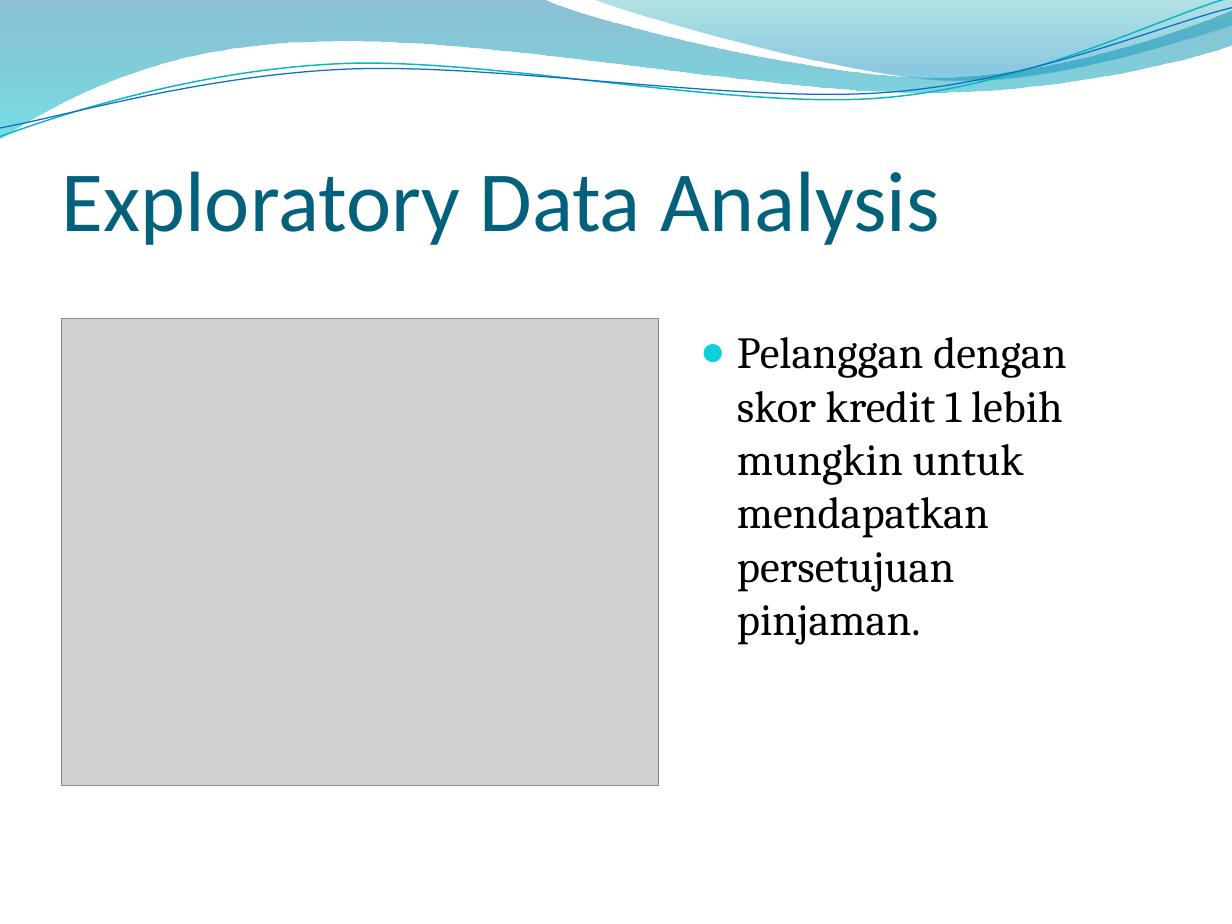
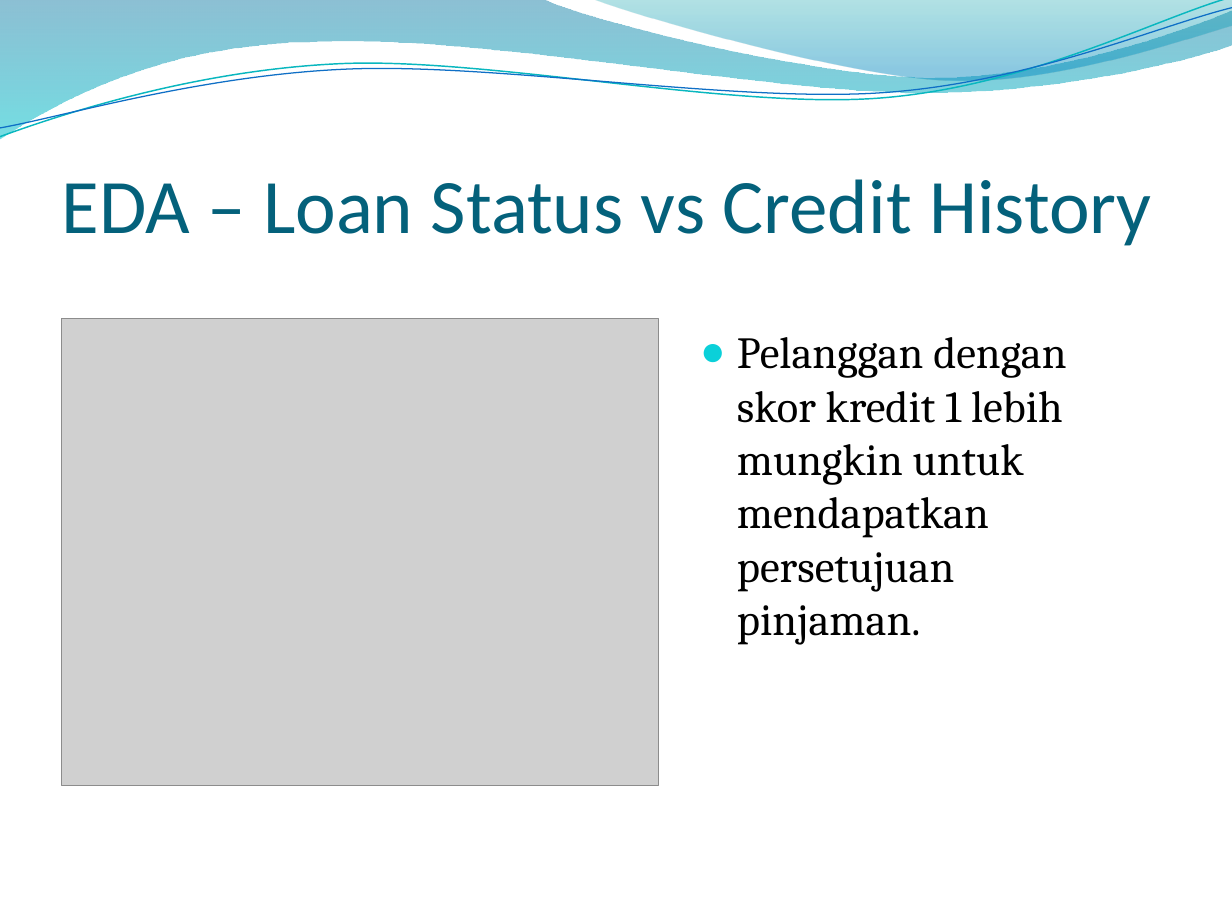
Before and after one commit to williambfi/machine-learning-assignment, a slide deck: slide 14 of Final Project House Loan Prediction/HOUSE LOAN PREDICTION.pptx. Drawn at 1232x924 pixels with LibreOffice and Linux fonts; fonts in the diff are those of the drawing; grey boxes stand for pictures; background and template pictures are left out. Boxes give left, top, right and bottom in pixels: in the first picture for what was removed or moved away, otherwise in the second. Text is boxed around its words. In the diff, an @@ line names an element or a change of style, - is before the commit and + after.

```diff
--- a/Final Project House Loan Prediction/HOUSE LOAN PREDICTION.pptx
+++ b/Final Project House Loan Prediction/HOUSE LOAN PREDICTION.pptx
@@ title at [62, 179, 1151, 246]: text changed; size 50 to 45 pt @@
-Exploratory Data Analysis
+EDA – Loan Status vs Credit History
```
Also in this commit, not shown: 13 other slides changed.
